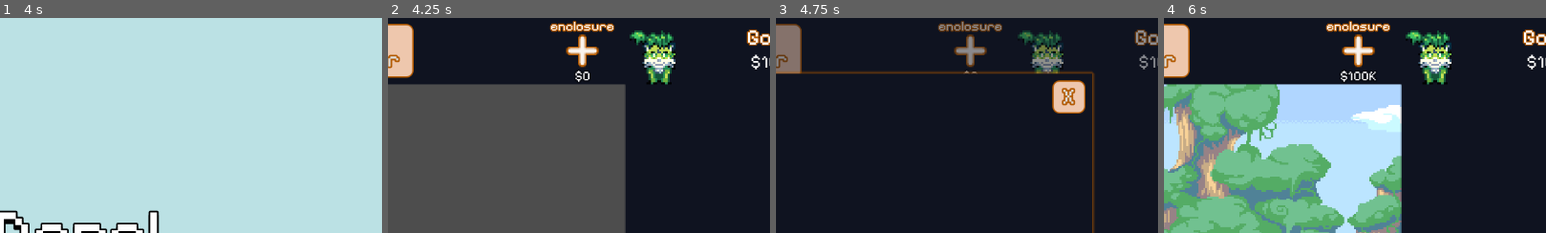
Above: before the commit, frames 1-4 (left to right).
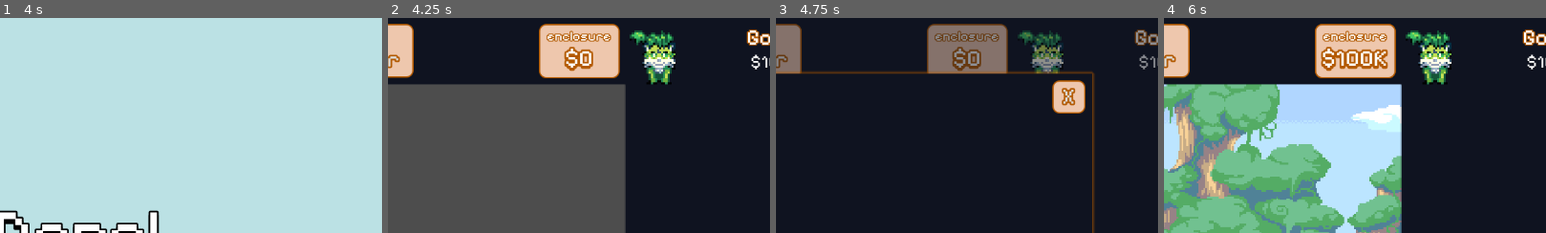
Above: after the commit, the same moments.

Repository: verstraate/monster-daycare
Game: Godot game, scene res://_Scenes/MainMenu/main_menu.tscn
Two runs of this game, one before a commit and one after it. Both use one fixed random seed, a clock stepped at 60 frames per second and the inputs below.
Inputs (mouse positions are % of the whole screen's width and height, from its top left):
- Up to frame 1 (4 s): click (50, 50) at 0.5 s; click "$0" at 1.25 s; click "train monster" at 2 s; click "Gaia" at 2.75 s; click "$0" at 3.5 s
- Up to frame 2 (4.25 s): no input
- Up to frame 3 (4.75 s): click "train monster" at 4.25 s
- Up to frame 4 (6 s): click "Gaia" at 5 s; click "$0" at 5.75 s
The pictures show only the part of the screen within x 40-90%, y 0-50%; the shares and areas given below are measured in that part.

Frame 1 is identical in both runs. In frame 2, 5.2% of the frame differs, in the area x 39-61%, y 1-30%; in frame 3, 4.6%; in frame 4, 5.3%.
Error in both runs: Out of bounds get index '0' (on base: 'Array[Enclosure]') (res://_Scenes/UI/train_menu.gd:24)

Commit message:
feat: Adjusted UI element styles

Diff:
--- a/_Scenes/Game/money_ui.tres
+++ b/_Scenes/Game/money_ui.tres
@@ -1,19 +1,76 @@
-[gd_resource type="Theme" load_steps=4 format=3 uid="uid://cehswbxg4ymwm"]
+[gd_resource type="Theme" load_steps=8 format=3 uid="uid://cehswbxg4ymwm"]
 
 [ext_resource type="FontFile" uid="uid://dqvbym68fy33l" path="res://Assets/Fonts/pixel.ttf" id="1_qfqp5"]
 
-[sub_resource type="StyleBoxFlat" id="StyleBoxFlat_1sl8o"]
-bg_color = Color(0.0611, 0.0771767, 0.13, 0)
+[sub_resource type="StyleBoxFlat" id="StyleBoxFlat_y8nv0"]
+bg_color = Color(0.93113, 0.779476, 0.677992, 1)
+border_width_left = 2
+border_width_top = 2
+border_width_right = 2
+border_width_bottom = 2
+border_color = Color(0.701961, 0.34902, 0, 1)
+corner_radius_top_left = 10
+corner_radius_top_right = 10
+corner_radius_bottom_right = 10
+corner_radius_bottom_left = 10
+
+[sub_resource type="StyleBoxFlat" id="StyleBoxFlat_enntk"]
+bg_color = Color(0.93113, 0.779476, 0.677992, 1)
+border_width_left = 2
+border_width_top = 2
+border_width_right = 2
+border_width_bottom = 2
+border_color = Color(0.701961, 0.34902, 0, 1)
+corner_radius_top_left = 10
+corner_radius_top_right = 10
+corner_radius_bottom_right = 10
+corner_radius_bottom_left = 10
+
+[sub_resource type="StyleBoxFlat" id="StyleBoxFlat_fodab"]
+bg_color = Color(0.93113, 0.779476, 0.677992, 1)
+border_width_left = 2
+border_width_top = 2
+border_width_right = 2
+border_width_bottom = 2
+border_color = Color(0.701961, 0.34902, 0, 1)
+corner_radius_top_left = 10
+corner_radius_top_right = 10
+corner_radius_bottom_right = 10
+corner_radius_bottom_left = 10
+
+[sub_resource type="StyleBoxFlat" id="StyleBoxFlat_cymk1"]
+bg_color = Color(0.93113, 0.779476, 0.677992, 1)
+border_width_left = 2
+border_width_top = 2
+border_width_right = 2
+border_width_bottom = 2
+border_color = Color(0.701961, 0.34902, 0, 1)
+corner_radius_top_left = 10
+corner_radius_top_right = 10
+corner_radius_bottom_right = 10
+corner_radius_bottom_left = 10
+
+[sub_resource type="StyleBoxFlat" id="StyleBoxFlat_8dvb5"]
+bg_color = Color(0.93113, 0.779476, 0.677992, 1)
+border_width_left = 2
+border_width_top = 2
+border_width_right = 2
+border_width_bottom = 2
+border_color = Color(0.701961, 0.34902, 0, 1)
+corner_radius_top_left = 10
+corner_radius_top_right = 10
+corner_radius_bottom_right = 10
+corner_radius_bottom_left = 10
 
 [sub_resource type="StyleBoxFlat" id="StyleBoxFlat_jdfga"]
 bg_color = Color(0.0588235, 0.0745098, 0.12549, 1)
 
 [resource]
-Button/styles/disabled = SubResource("StyleBoxFlat_1sl8o")
-Button/styles/focus = SubResource("StyleBoxFlat_1sl8o")
-Button/styles/hover = SubResource("StyleBoxFlat_1sl8o")
-Button/styles/normal = SubResource("StyleBoxFlat_1sl8o")
-Button/styles/pressed = SubResource("StyleBoxFlat_1sl8o")
+Button/styles/disabled = SubResource("StyleBoxFlat_y8nv0")
+Button/styles/focus = SubResource("StyleBoxFlat_enntk")
+Button/styles/hover = SubResource("StyleBoxFlat_fodab")
+Button/styles/normal = SubResource("StyleBoxFlat_cymk1")
+Button/styles/pressed = SubResource("StyleBoxFlat_8dvb5")
 Panel/styles/panel = SubResource("StyleBoxFlat_jdfga")
 RichTextLabel/colors/default_color = Color(0.95, 0.910417, 0.855, 1)
 RichTextLabel/colors/font_outline_color = Color(0.7, 0.35, 0, 1)
--- a/_Scenes/ShopItem/shop_item.tscn
+++ b/_Scenes/ShopItem/shop_item.tscn
@@ -33,6 +33,7 @@
 offset_bottom = -50.0
 grow_horizontal = 0
 theme = ExtResource("2_rs1si")
+theme_override_constants/outline_size = 6
 text = "display_name"
 horizontal_alignment = 1
 vertical_alignment = 2
--- a/_Scenes/UI/ui.tscn
+++ b/_Scenes/UI/ui.tscn
@@ -7,7 +7,6 @@
 [ext_resource type="Texture2D" uid="uid://baxrai53v1hmb" path="res://Assets/Sprites/money.png" id="4_eusta"]
 [ext_resource type="Script" uid="uid://mh7fsm4tq1lx" path="res://_Scenes/UI/monster_shop.gd" id="6_uvm37"]
 [ext_resource type="Script" uid="uid://bdf53j15bvv1f" path="res://Scripts/Resources/Monsters/base_monster.gd" id="7_1j37f"]
-[ext_resource type="Texture2D" uid="uid://b1ejn0q8u4s2i" path="res://Assets/Sprites/plus.png" id="7_g2t2n"]
 [ext_resource type="Theme" uid="uid://cm6g652rpvlgn" path="res://_Scenes/UI/train_monsters.tres" id="7_qjjww"]
 [ext_resource type="Resource" uid="uid://cwjm80eb4sc3s" path="res://Resources/Monsters/gaia.tres" id="8_66jej"]
 [ext_resource type="Script" uid="uid://bc68hcsgpodg5" path="res://_Scenes/UI/train_menu.gd" id="11_8pj88"]
@@ -93,60 +92,46 @@
 z_index = 5
 layout_mode = 1
 anchors_preset = -1
-anchor_left = 0.840663
-anchor_right = 1.00034
-anchor_bottom = 1.0
-offset_left = 0.337952
-offset_right = -0.276062
+anchor_left = 1.0
+anchor_right = 1.0
+anchor_bottom = 1.0
+offset_left = -130.786
+offset_top = 9.0
+offset_right = -8.99994
+offset_bottom = -8.99998
 theme = ExtResource("2_gu6w1")
 metadata/_edit_use_anchors_ = true
 
-[node name="PlusIcon" type="TextureRect" parent="InfoBar/AddEnclosure"]
-texture_filter = 1
-layout_mode = 1
-anchors_preset = 15
-anchor_right = 1.0
-anchor_bottom = 1.0
-offset_left = 27.0
-offset_top = 12.0
-offset_right = -28.0018
-offset_bottom = -13.0
-grow_horizontal = 2
-grow_vertical = 2
-mouse_filter = 2
-texture = ExtResource("7_g2t2n")
-
 [node name="EnclosureCost" type="Label" parent="InfoBar/AddEnclosure"]
 unique_name_in_owner = true
 texture_filter = 1
 layout_mode = 1
 anchors_preset = -1
-anchor_top = 1.0
-anchor_right = 1.0
-anchor_bottom = 1.0
-offset_left = -0.000244141
-offset_top = -30.0
-offset_right = -0.000244141
+anchor_right = 1.0
+anchor_bottom = 1.0
+offset_top = 22.0
+offset_right = -1.78601
 grow_horizontal = 2
 grow_vertical = 0
 theme = ExtResource("1_dxera")
-theme_override_colors/font_shadow_color = Color(0, 0, 0, 0.384314)
+theme_override_colors/font_shadow_color = Color(0.701961, 0.34902, 0, 1)
 theme_override_constants/shadow_offset_x = 0
-theme_override_constants/shadow_offset_y = 0
-theme_override_constants/outline_size = 0
-theme_override_constants/shadow_outline_size = 9
-theme_override_font_sizes/font_size = 20
+theme_override_constants/shadow_offset_y = 2
+theme_override_constants/outline_size = 10
+theme_override_constants/shadow_outline_size = 10
+theme_override_font_sizes/font_size = 36
 text = "$0"
 horizontal_alignment = 1
-vertical_alignment = 2
+vertical_alignment = 1
 
 [node name="Label" type="Label" parent="InfoBar/AddEnclosure"]
 texture_filter = 1
 layout_mode = 1
 anchors_preset = 10
 anchor_right = 1.0
+offset_top = 6.0
 offset_right = -0.00177002
-offset_bottom = 25.0
+offset_bottom = 31.0
 grow_horizontal = 2
 theme = ExtResource("1_dxera")
 theme_override_font_sizes/font_size = 20
Not shown: 1 places in _Scenes/UI/ui.tscn that only renumber resources
